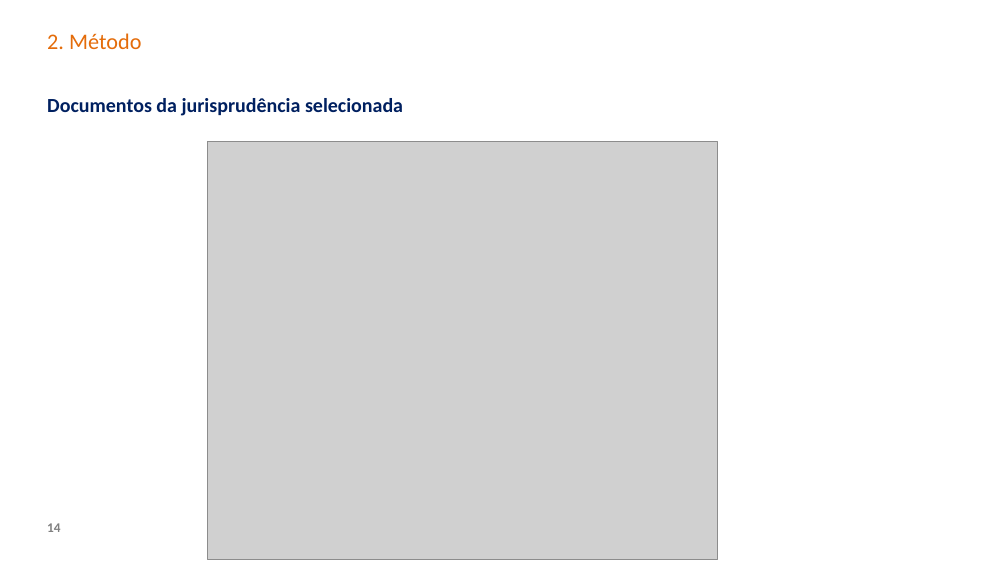
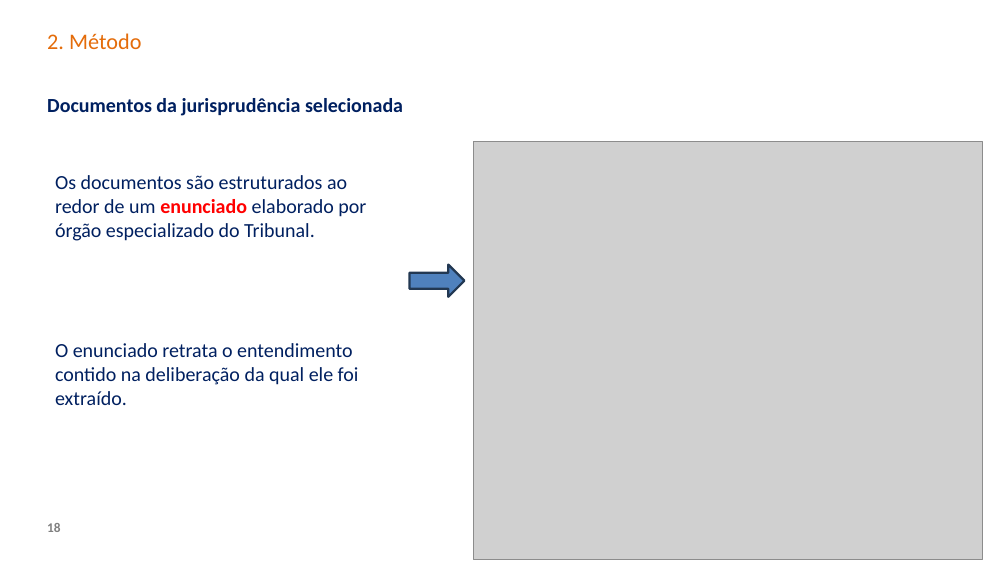
Before and after one commit to carisio/juris_tcu_expansao_doc, a slide deck: slide 18 of projeto_final/Apresentação.pptx (slide 14 before the commit). Drawn at 1008x567 pixels with LibreOffice and Linux fonts; fonts in the diff are those of the drawing; grey boxes stand for pictures; background and template pictures are left out. Boxes give left, top, right and bottom in pixels: in the first picture for what was removed or moved away, otherwise in the second. Text is boxed around its words. In the diff, an @@ line names an element or a change of style, - is before the commit and + after.

```diff
--- a/projeto_final/Apresentação.pptx
+++ b/projeto_final/Apresentação.pptx
@@ picture moved from (x1=208, y1=142, x2=718, y2=559) to (x1=474, y1=142, x2=983, y2=559) @@
@@ text added at (x1=55, y1=175, x2=366, y2=405), 18 pt, text #002060 @@
+Os documentos são estruturados ao redor de um enunciado elaborado por órgão especializado do Tribunal.
+O enunciado retrata o entendimento contido na deliberação da qual ele foi extraído.
@@ right arrow added at (x1=410, y1=265, x2=465, y2=297), fill #4F81BD, outline #233953 2 pt @@
@@ page number at (x1=47, y1=523, x2=60, y2=532): text changed @@
-14
+18
```
Also in this commit, not shown: 6 other slides changed, 4 slides added, 1 other file.
